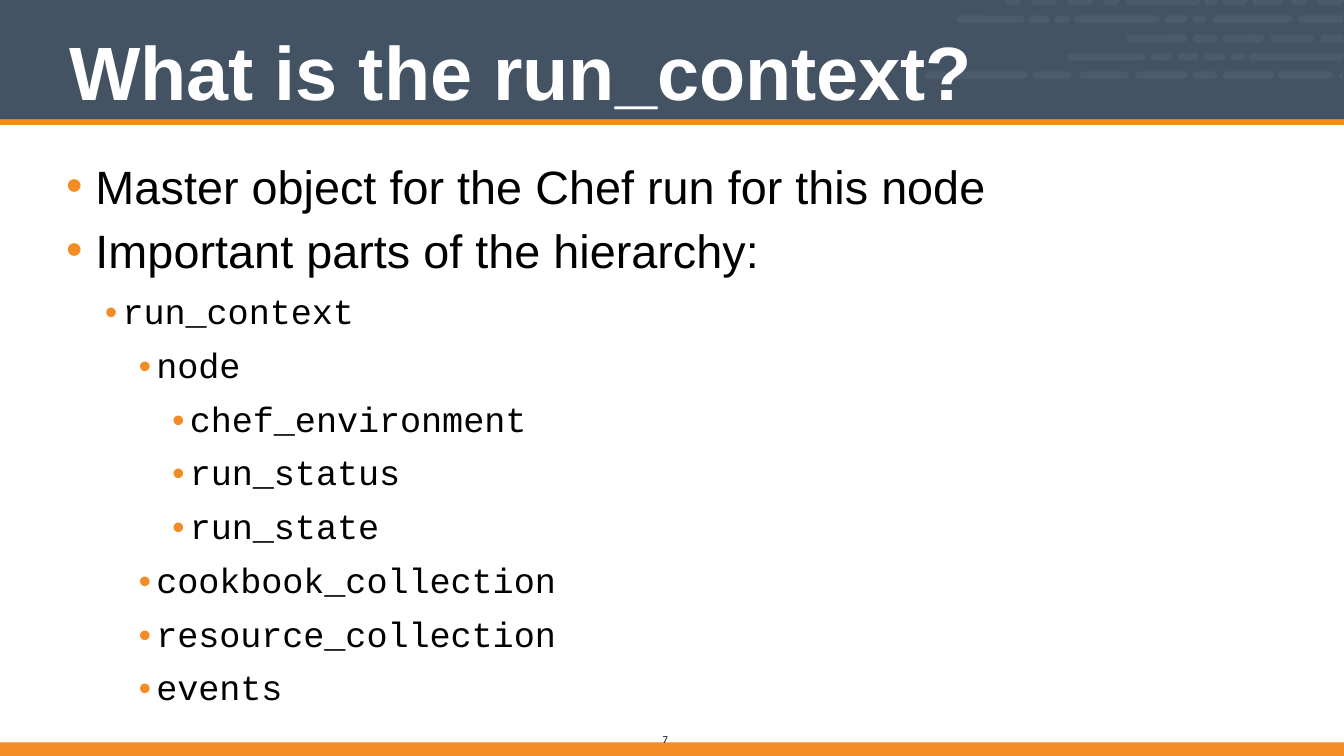
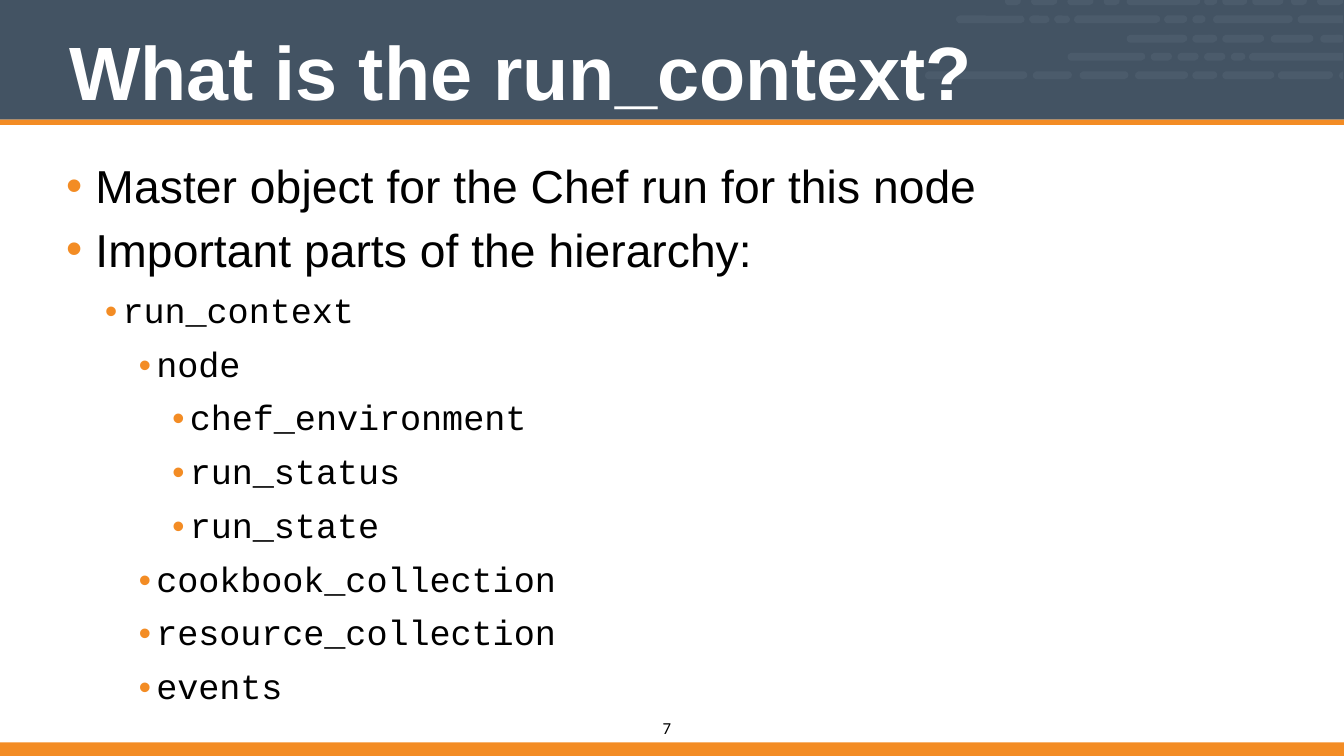
Before and after one commit to vinyar/chef-intermediate, a slide deck: slide 7 of Modules/07-Chef_Intermediate.pptx. Drawn at 1344x756 pixels with LibreOffice and Linux fonts; fonts in the diff are those of the drawing. Boxes give left, top, right and bottom in pixels: in the first picture for what was removed or moved away, otherwise in the second. Text is boxed around its words. In the diff, an @@ line names an element or a change of style, - is before the commit and + after.

Commit message:
Edited some text so this can be reviewed

```diff
--- a/Modules/07-Chef_Intermediate.pptx
+++ b/Modules/07-Chef_Intermediate.pptx
@@ text at [95,169,976,276]: size 44.5 to 44 pt in "Master object for the Chef run for ...", "Important parts of the hierarchy:" @@
@@ page number: place and size @@
-page number at [663,734,668,746]
+page number at [663,723,671,734]
@@ page number at [663,723,671,734]: size 10 to 16 pt @@
```
Also in this commit, not shown: 18 other slides changed.
